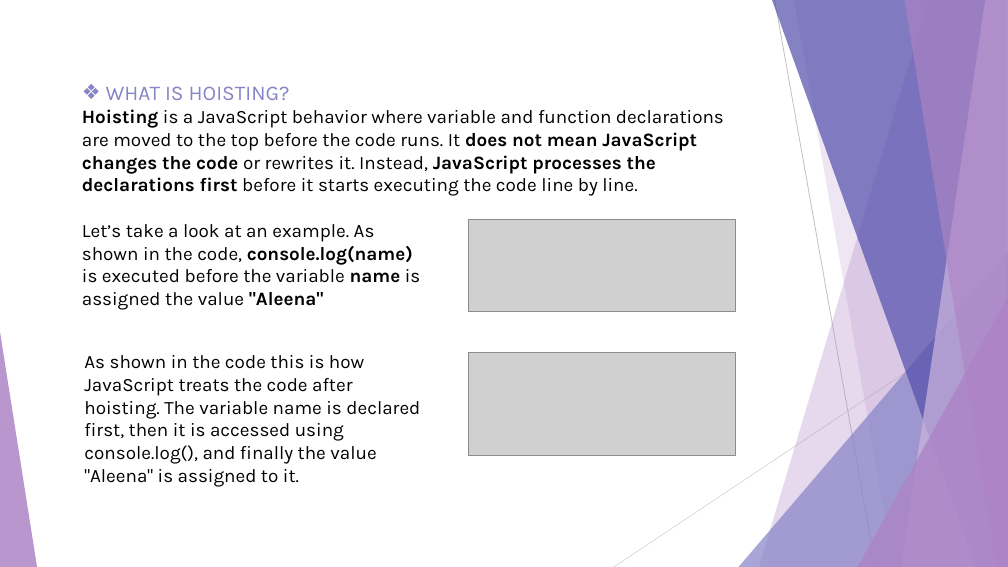
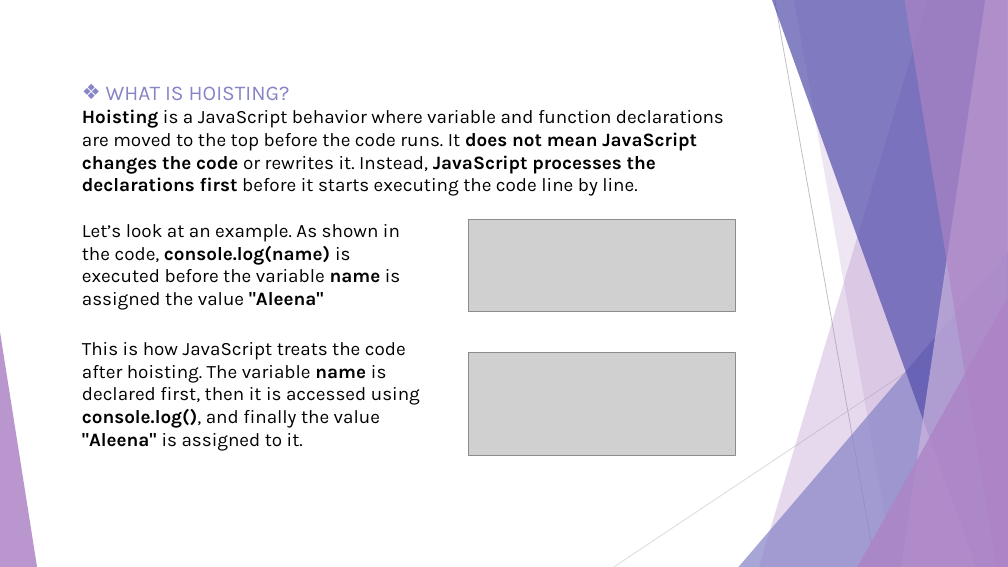
Before and after one commit to romaisa-99/Internship, a slide deck: slide 2 of Day 7/Hoisting.pptx. Drawn at 1008x567 pixels with LibreOffice and Linux fonts; fonts in the diff are those of the drawing; grey boxes stand for pictures. Boxes give left, top, right and bottom in pixels: in the first picture for what was removed or moved away, otherwise in the second. Text is boxed around its words. In the diff, an @@ line names an element or a change of style, - is before the commit and + after.

```diff
--- a/Day 7/Hoisting.pptx
+++ b/Day 7/Hoisting.pptx
@@ text at box(82, 224, 401, 310): text changed @@
-Let’s take a look at an example. As shown in the code, console.log(name) is executed before the variable name is assigned the value "Aleena"
+Let’s look at an example. As shown in the code, console.log(name) is executed before the variable name is assigned the value "Aleena"
@@ text at box(82, 342, 420, 451): text changed @@
-As shown in the code this is how JavaScript treats the code after hoisting. The variable name is declared first, then it is accessed using console.log(), and finally the value "Aleena" is assigned to it.
+This is how JavaScript treats the code after hoisting. The variable name is declared first, then it is accessed using console.log(), and finally the value "Aleena" is assigned to it.
```
Also in this commit, not shown: 6 other slides changed, 3 slides added, 3 slides removed, 6 other files.
